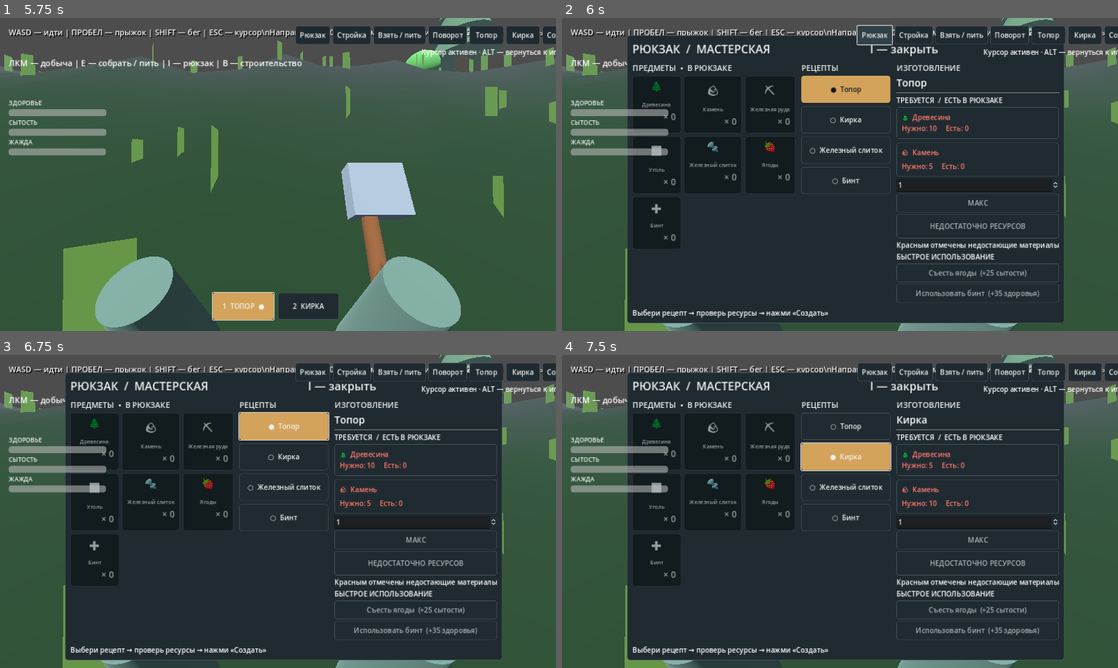
Above: before the commit, frames 1-4 (two rows, left to right).
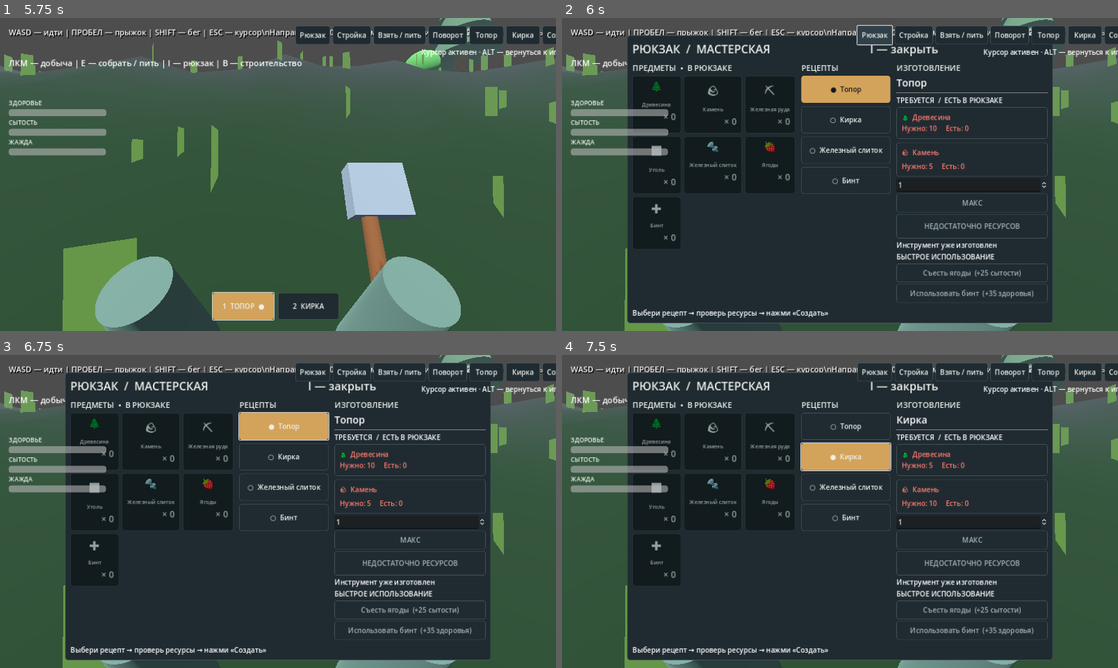
Above: after the commit, the same moments.

Repository: noval000/survival
Game: Godot game, scene res://scenes/Main.tscn
Same seed, same stepped clock (60 frames per second), same inputs: the game is played once before the commit and once after it.
Inputs (mouse positions are in pixels of both pictures, inside the frame that each line leads up to):
- Up to frame 1 (5.75 s): tap Enter at 0.5 s; move the mouse to (305, 174) at 0.52 s; hold Shift (sprint) 0.53-1.28 s; hold W (move_forward) 0.53-2.75 s; click (305, 174) at 0.67 s; tap Space (jump) at 0.77, 1.52 s; move the mouse to (250, 174) at 1.27 s; tap E at 1.35 s; move the mouse to (289, 168) at 2.02 s; tap Alt at 2.1 s; drag from (250, 237) to (111, 127) at 2.77 s; click "1 ТОПОР ●" at 3.5 s; click "2 КИРКА" at 4.25 s; click "1 ТОПОР" at 5 s
- Up to frame 2 (6 s): click "Рюкзак" at 5.75 s
- Up to frame 3 (6.75 s): click "● Топор" at 6.5 s
- Up to frame 4 (7.5 s): click "○ Кирка" at 7.25 s

Frame 1 is identical in both runs. In frame 2, 2.9% of the frame differs, in the area x 60-91%, y 8-98%; in frame 3, 2.9%; in frame 4, 2.9%.

Commit message:
Keep crafting UI consistent with unique tools and MAX limits

Diff:
--- a/godot/scripts/InventoryUI.gd
+++ b/godot/scripts/InventoryUI.gd
@@ -209,11 +209,13 @@
     refresh()
 
 func max_craft_count() -> int:
+    if selected_recipe in ["axe", "pickaxe"] and bool(tools.get(selected_recipe, false)):
+        return 0
     var costs: Dictionary = RECIPES[selected_recipe][1]
     var maximum := 9999
     for material in costs:
         maximum = mini(maximum, int(floor(float(inventory.get(material, 0)) / float(costs[material]))))
-    return maxi(0, maximum)
+    return mini(1, maxi(0, maximum)) if selected_recipe in ["axe", "pickaxe"] else maxi(0, maximum)
 
 func set_max_quantity() -> void:
     quantity_input.value = maxi(1, max_craft_count())
@@ -256,7 +258,7 @@
     var info: Array = RECIPES[selected_recipe]
     recipe_name.text = info[0]
     var costs: Dictionary = info[1]
-    var enough := true
+    var enough := max_craft_count() >= int(quantity_input.value)
     for material in costs:
         var required: int = int(costs[material]) * int(quantity_input.value)
         var available: int = int(inventory.get(material, 0))
@@ -272,7 +274,7 @@
     craft_button.text = ("СОЗДАТЬ ×%d" % int(quantity_input.value)) if enough else "НЕДОСТАТОЧНО РЕСУРСОВ"
     max_button.disabled = max_craft_count() <= 0
     craft_button.disabled = not enough
-    recipe_status.text = "Все материалы собраны" if enough else "Красным отмечены недостающие материалы"
+    recipe_status.text = ("Инструмент уже изготовлен" if selected_recipe in ["axe", "pickaxe"] and bool(tools.get(selected_recipe, false)) else ("Все материалы собраны" if enough else "Красным отмечены недостающие материалы"))
     use_buttons["berries"].text = "Съесть ягоды  (+25 сытости)"
     use_buttons["berries"].disabled = int(inventory.get("berries", 0)) <= 0
     use_buttons["bandage"].text = "Использовать бинт  (+35 здоровья)"
